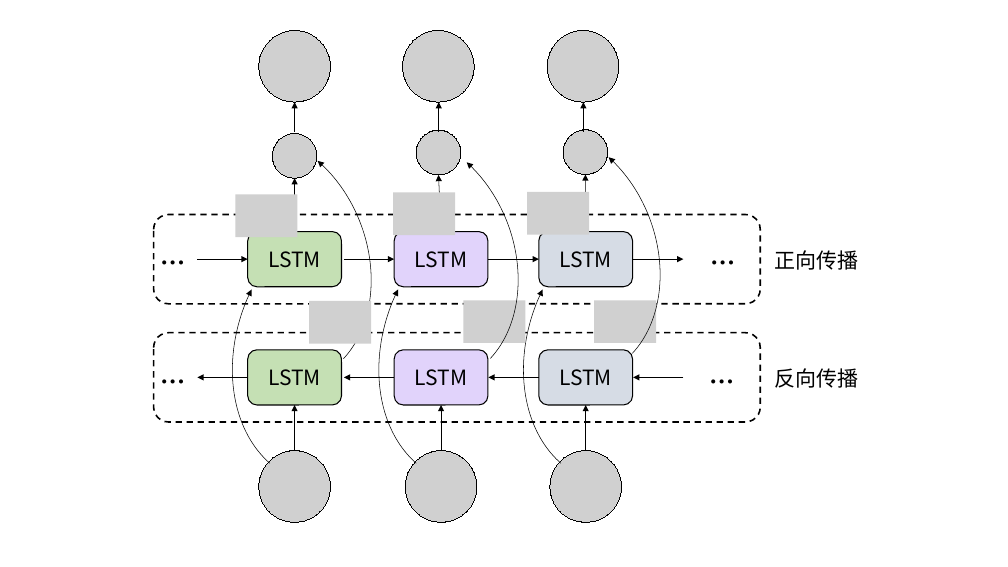
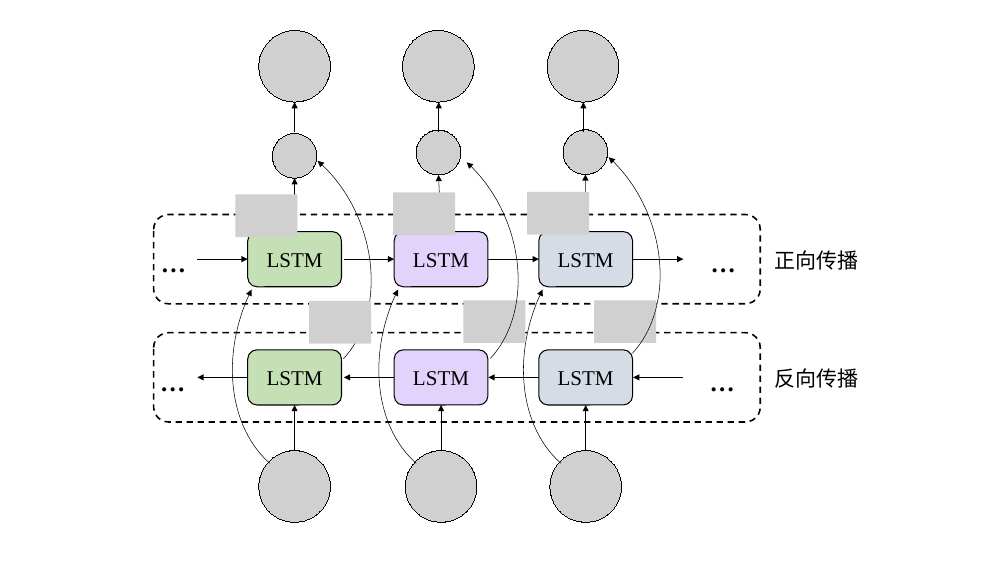
Before and after one commit to Wangdan-code/New_Graduation_Thesis, a slide deck: slide 12 of graduate-thesis/figures/ppt.pptx (slide 11 before the commit). Drawn at 1008x567 pixels with LibreOffice and Linux fonts; fonts in the diff are those of the drawing; grey boxes stand for pictures. Boxes give left, top, right and bottom in pixels: in the first picture for what was removed or moved away, otherwise in the second. Text is boxed around its words. In the diff, an @@ line names an element or a change of style, - is before the commit and + after.

```diff
--- a/graduate-thesis/figures/ppt.pptx
+++ b/graduate-thesis/figures/ppt.pptx
@@ font Noto Sans CJK SC to Times New Roman in 10 elements at <box>248,231,342,287</box>, <box>248,350,342,405</box>, <box>394,231,488,287</box>, <box>394,350,488,405</box>, <box>539,231,633,287</box>, <box>539,350,633,405</box>, <box>130,244,218,282</box>, <box>680,244,768,282</box>, <box>129,362,216,400</box>, <box>679,362,767,400</box> @@
```
Also in this commit, not shown: 1 other slide changed, 4 slides added, 1 slide removed, 16 other files.
